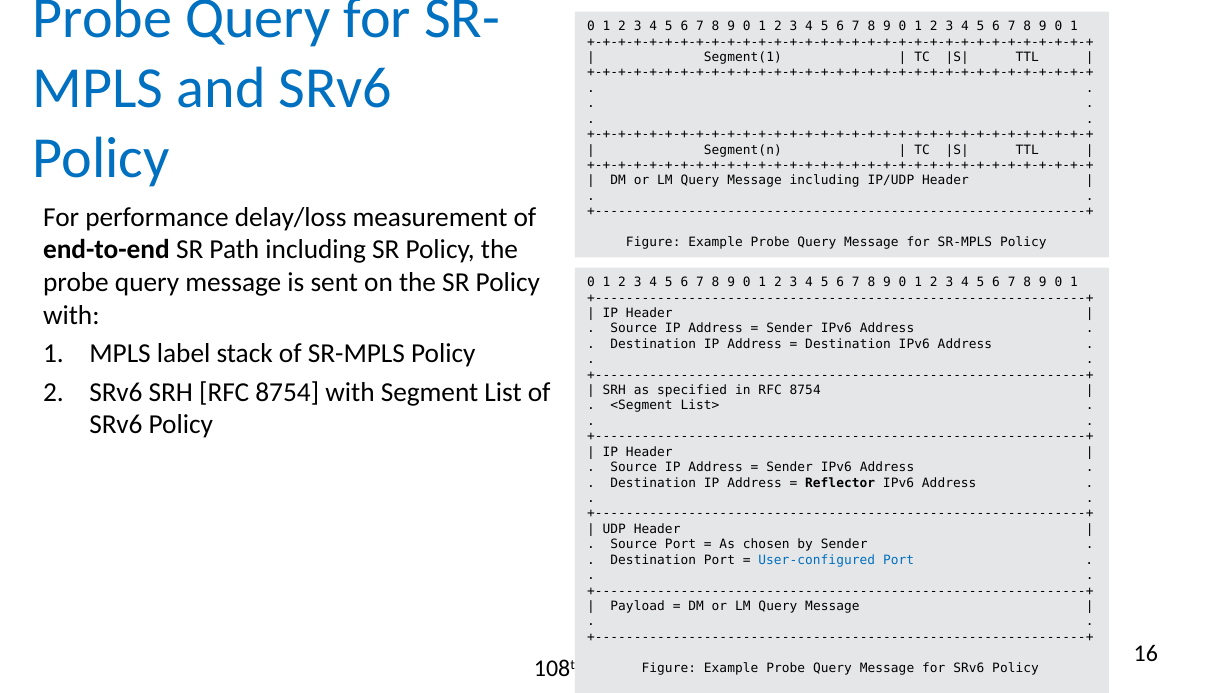
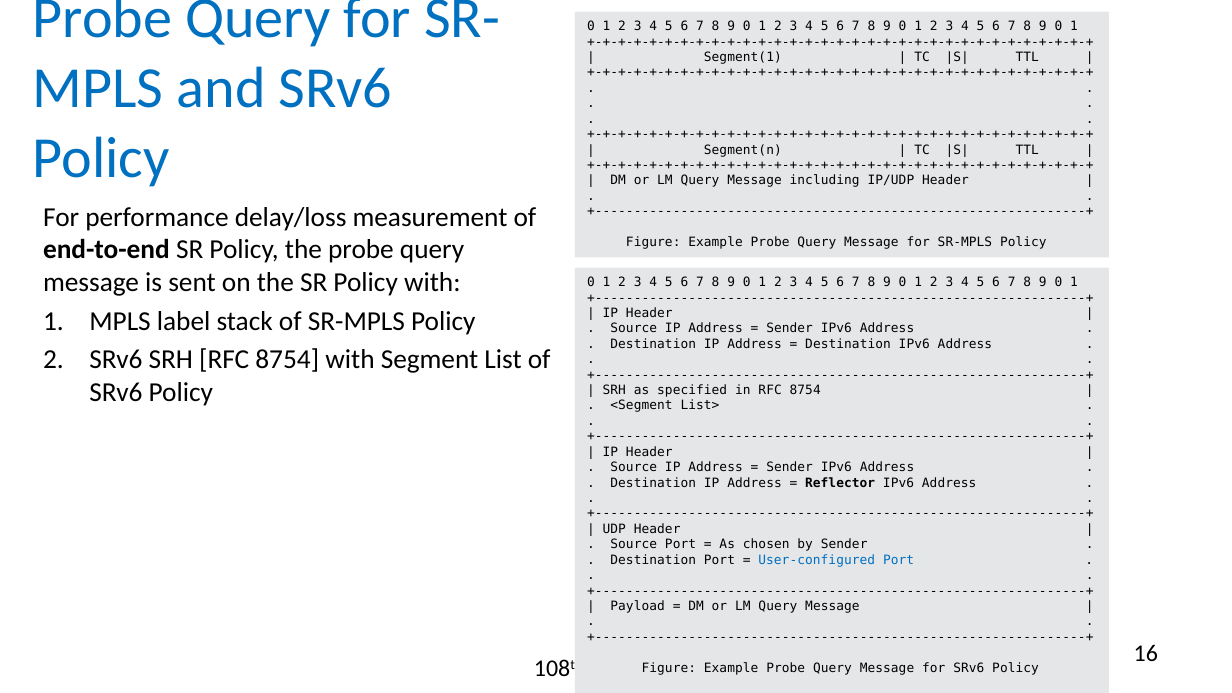
Before and after one commit to rakgandhi/ietf-slides, a slide deck: slide 16 of draft-gandhi-spring-stamp-srpm-01.pptx. Drawn at 1232x693 pixels with LibreOffice and Linux fonts; fonts in the diff are those of the drawing. Boxes give left, top, right and bottom in pixels: in the first picture for what was removed or moved away, otherwise in the second. Text is boxed around its words. In the diff, an @@ line names an element or a change of style, - is before the commit and + after.

```diff
--- a/draft-gandhi-spring-stamp-srpm-01.pptx
+++ b/draft-gandhi-spring-stamp-srpm-01.pptx
@@ text at box(43, 207, 537, 296): text changed @@
-For performance delay/loss measurement of end-to-end SR Path including SR Policy, the probe query message is sent on the SR Policy with:
+For performance delay/loss measurement of end-to-end SR Policy, the probe query message is sent on the SR Policy with:
```
Also in this commit, not shown: 1 other slide changed, 3 other files.
